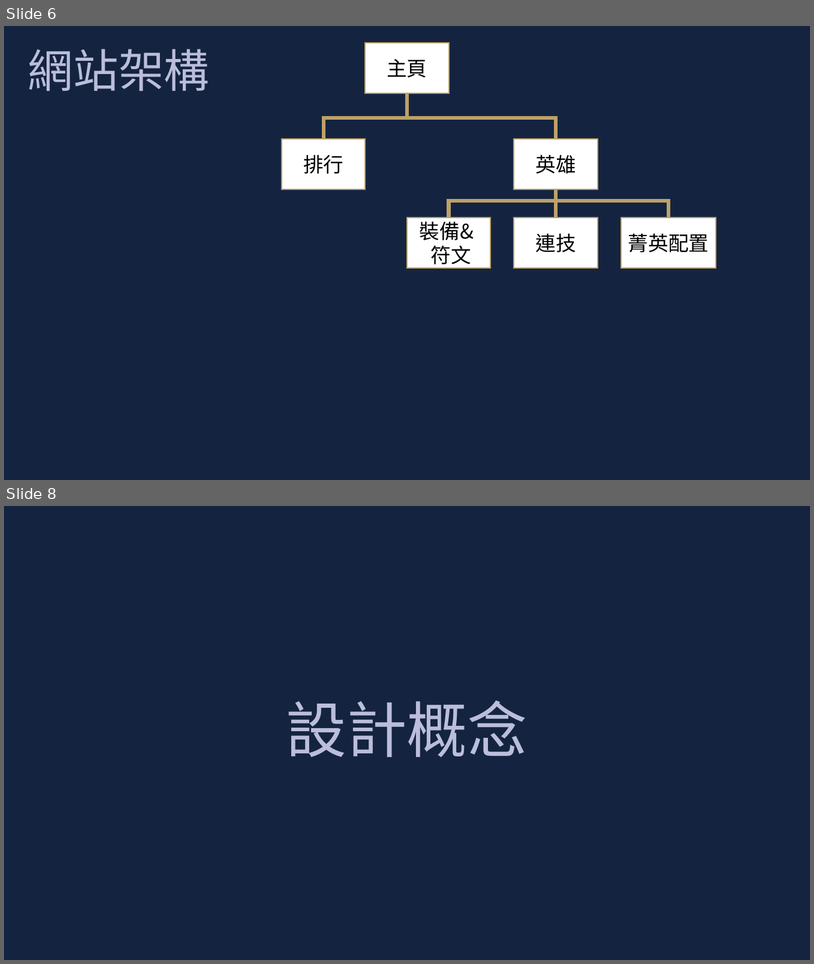
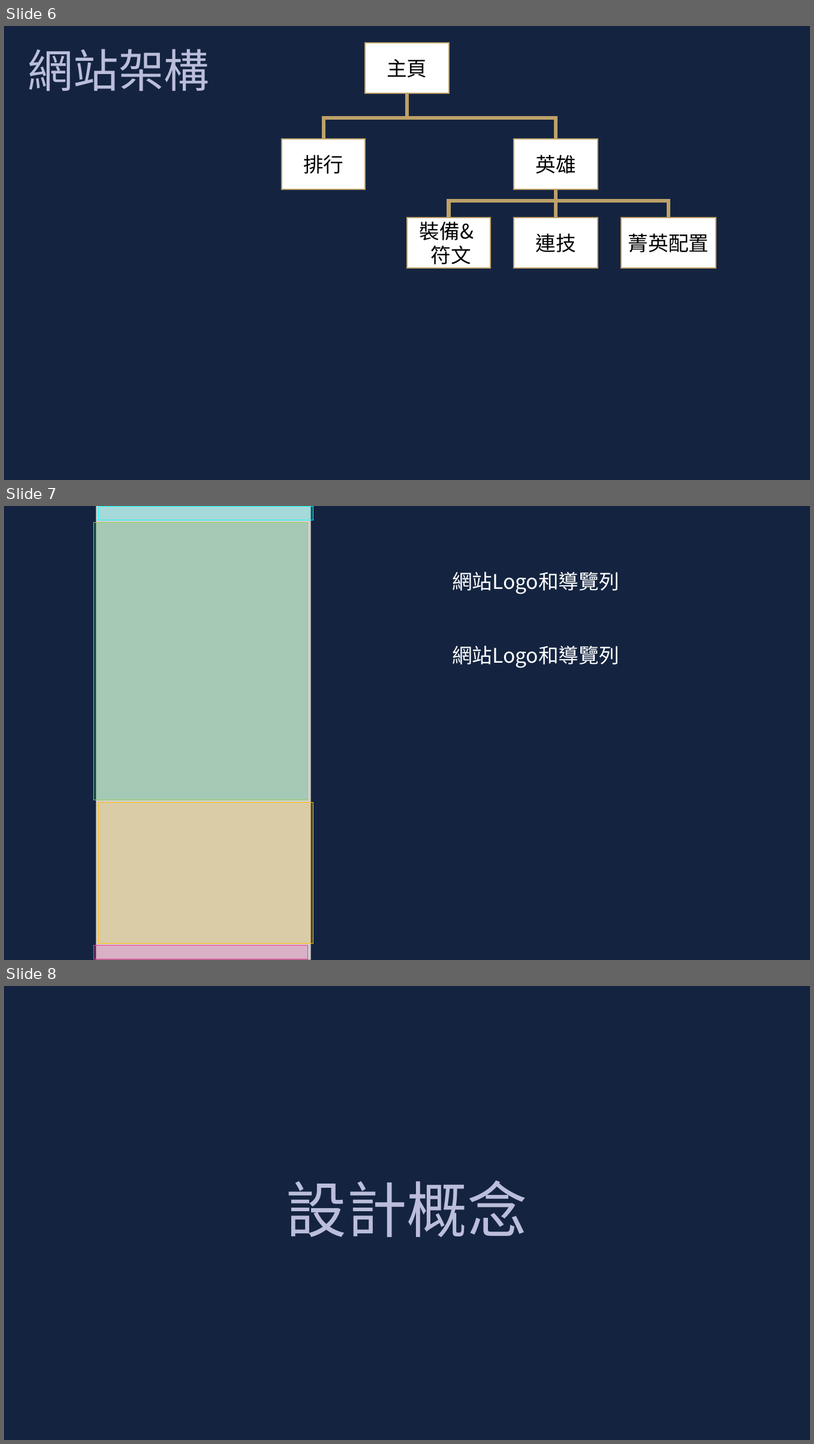
Before and after one commit to leonasdev/WebMidProject, a slide deck: 企劃書.pptx. Shown one above the other, each under a label of ours: slides 6 and 8 before the commit, slides 6, 7 and 8 after it; the slides between them are not shown. The pictures are 814x964 and 814x1444 pixels, drawn with LibreOffice and Linux fonts; fonts in the diff are those of the drawing; grey boxes stand for pictures. Boxes give left, top, right and bottom in pixels: in the first picture for what was removed or moved away, otherwise in the second. Text is boxed around its words. In the diff, an @@ line names an element or a change of style, - is before the commit and + after.

```diff
--- a/企劃書.pptx
+++ b/企劃書.pptx
@@ slide 7 added at box(4, 506, 810, 960), background #142440 @@
@@ rectangle added at box(93, 522, 308, 800), fill #00B050 at 20% opacity, outline #92D050 0.5 pt @@
@@ picture added at box(96, 506, 311, 960) @@
@@ rectangle added at box(99, 506, 314, 520), fill #00FFFF at 20% opacity, outline #00FFFF 0.5 pt @@
@@ text added at box(452, 571, 620, 594), 24 pt, text #FFFFFF @@
+網站Logo和導覽列
@@ text added at box(452, 645, 620, 668), 24 pt, text #FFFFFF @@
+網站Logo和導覽列
@@ rectangle added at box(99, 802, 314, 943), fill #FFC000 at 20% opacity, outline #FFC000 0.5 pt @@
@@ rectangle added at box(93, 945, 308, 958), fill #FF3399 at 20% opacity, outline #FF3399 0.5 pt @@
```
Also in this commit, not shown: 2 slides changed, 1 slide removed.
